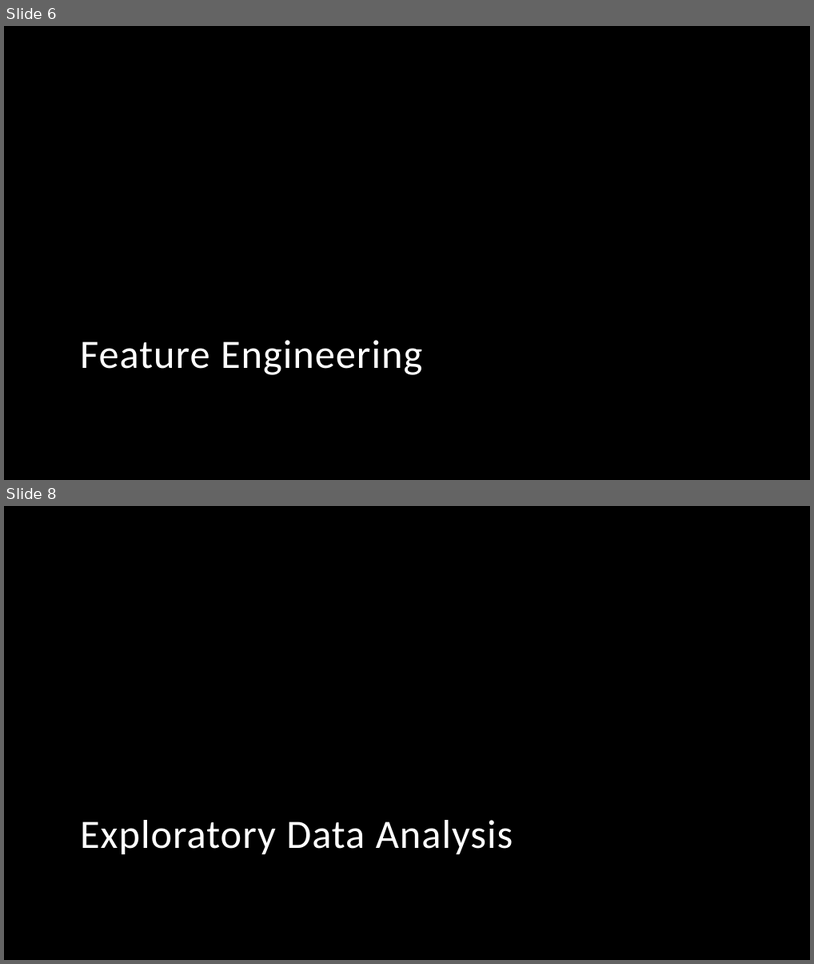
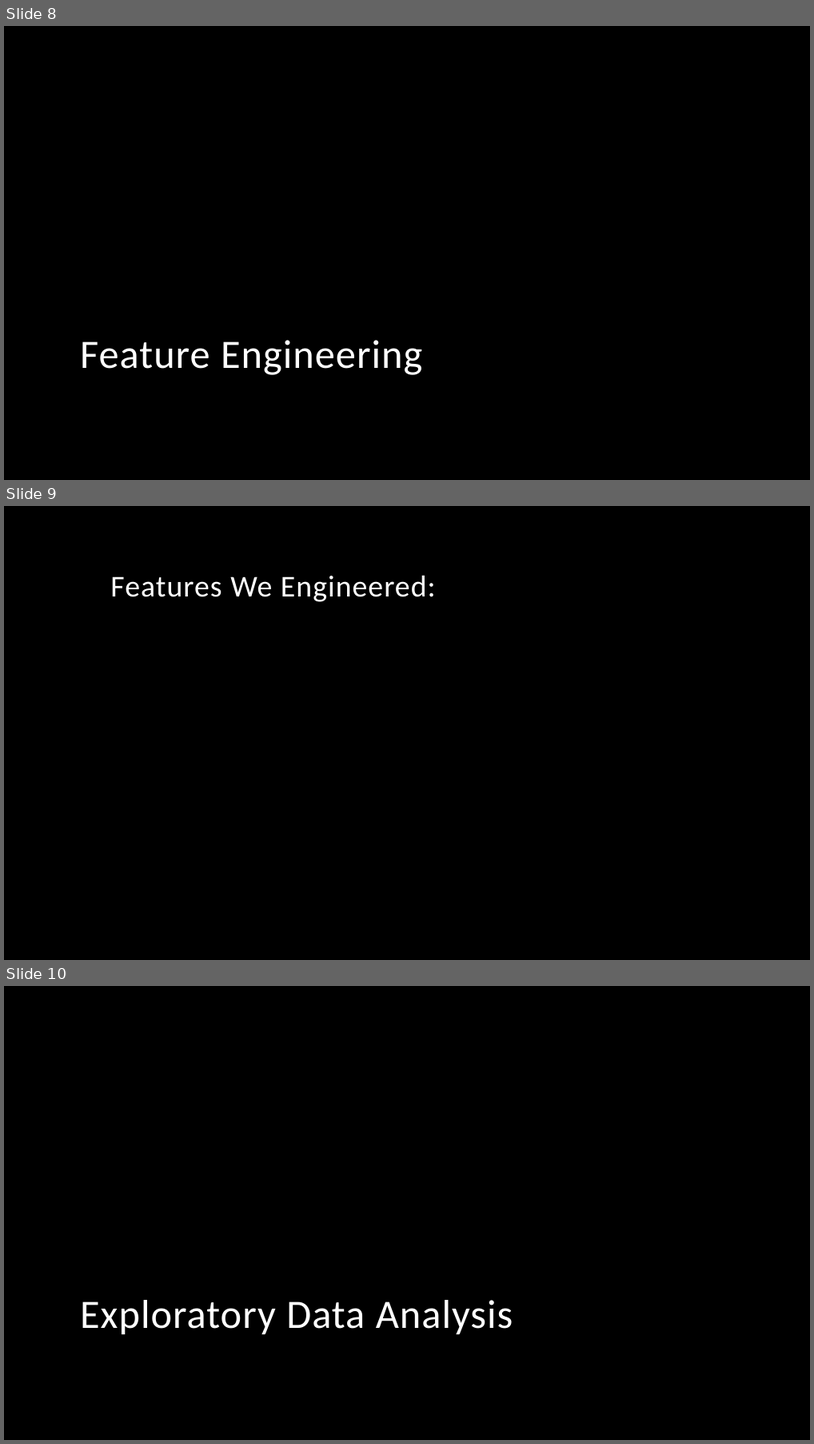
Before and after one commit to Nashavi/Rossman-Sales-Predition, a slide deck: Rossman Project.pptx. Shown one above the other, each under a label of ours: slides 6 and 8 before the commit, slides 8, 9 and 10 after it; the slides between them are not shown. The pictures are 814x964 and 814x1444 pixels, drawn with LibreOffice and Linux fonts; fonts in the diff are those of the drawing; background and template pictures are left out. Boxes give left, top, right and bottom in pixels: in the first picture for what was removed or moved away, otherwise in the second. Text is boxed around its words. In the diff, an @@ line names an element or a change of style, - is before the commit and + after.

```diff
--- a/Rossman Project.pptx
+++ b/Rossman Project.pptx
@@ slide 9 added at (x1=4, y1=506, x2=810, y2=960), background picture (left out) @@
@@ title added at (x1=110, y1=575, x2=436, y2=602), 36 pt, text #FFFFFF @@
+Features We Engineered:
@@ what was slide 6 is now slide 8 @@
@@ what was slide 8 is now slide 10 @@
```
Also in this commit, not shown: 7 other slides added, 3 slides removed, 1 other file.
